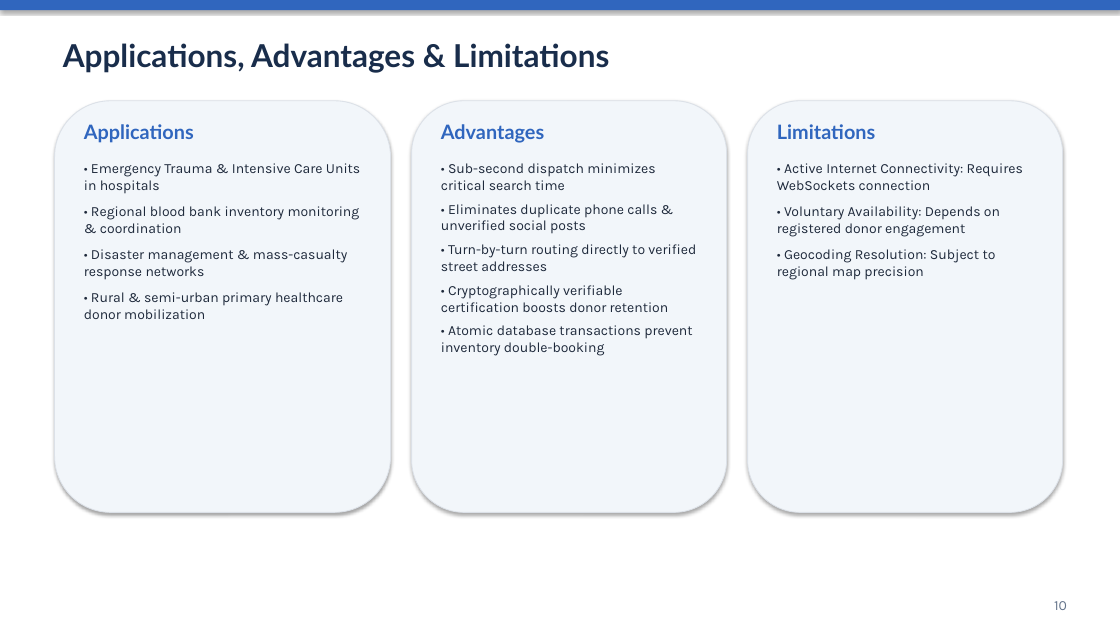
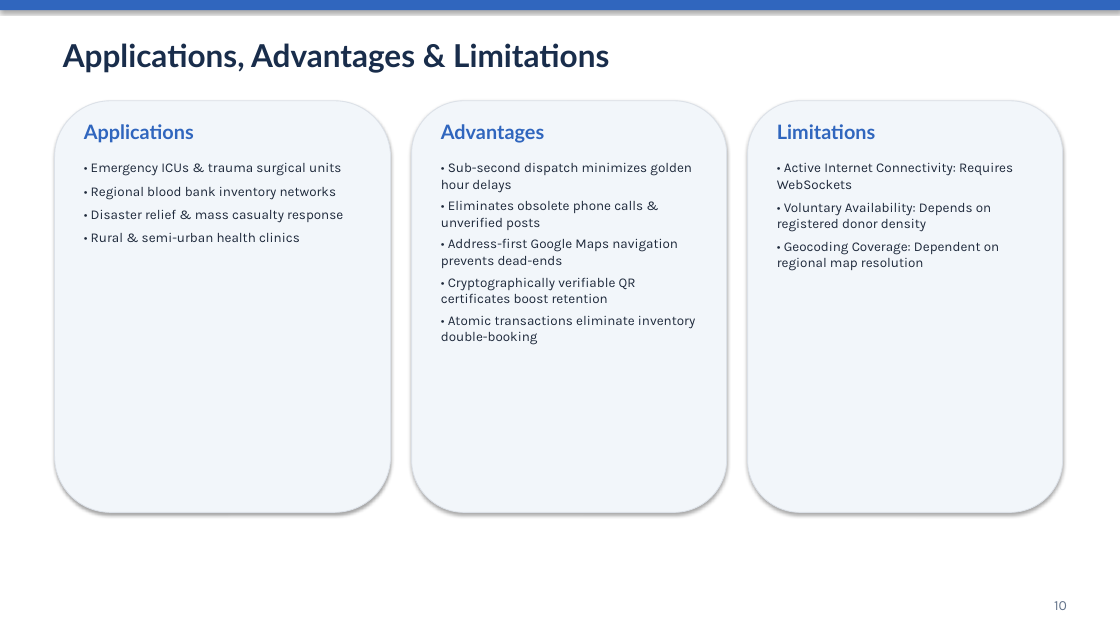
Before and after one commit to rohitmanu-design/BloodNet, a slide deck: slide 10 of BLOODNET_PROJECT_PRESENTATION.pptx. Drawn at 1120x630 pixels with LibreOffice and Linux fonts; fonts in the diff are those of the drawing. Boxes give left, top, right and bottom in pixels: in the first picture for what was removed or moved away, otherwise in the second. Text is boxed around its words. In the diff, an @@ line names an element or a change of style, - is before the commit and + after.

```diff
--- a/BLOODNET_PROJECT_PRESENTATION.pptx
+++ b/BLOODNET_PROJECT_PRESENTATION.pptx
@@ text at (x1=91, y1=163, x2=343, y2=242): text changed; size 12 to 11.5 pt @@
-• Emergency Trauma & Intensive Care Units in hospitals
-• Regional blood bank inventory monitoring & coordination
-• Disaster management & mass-casualty response networks
-• Rural & semi-urban primary healthcare donor mobilization
+• Emergency ICUs & trauma surgical units
+• Regional blood bank inventory networks
+• Disaster relief & mass casualty response
+• Rural & semi-urban health clinics
@@ text at (x1=441, y1=163, x2=695, y2=344): text changed; size 12 to 11.5 pt @@
-• Sub-second dispatch minimizes critical search time
-• Eliminates duplicate phone calls & unverified social posts
-• Turn-by-turn routing directly to verified street addresses
-• Cryptographically verifiable certification boosts donor retention
-• Atomic database transactions prevent inventory double-booking
+• Sub-second dispatch minimizes golden hour delays
+• Eliminates obsolete phone calls & unverified posts
+• Address-first Google Maps navigation prevents dead-ends
+• Cryptographically verifiable QR certificates boost retention
+• Atomic transactions eliminate inventory double-booking
@@ text at (x1=777, y1=163, x2=1013, y2=271): text changed; size 12 to 11.5 pt @@
-• Active Internet Connectivity: Requires WebSockets connection
-• Voluntary Availability: Depends on registered donor engagement
-• Geocoding Resolution: Subject to regional map precision
+• Active Internet Connectivity: Requires WebSockets
+• Voluntary Availability: Depends on registered donor density
+• Geocoding Coverage: Dependent on regional map resolution
```
Also in this commit, not shown: 11 other slides changed, 5 other files.
